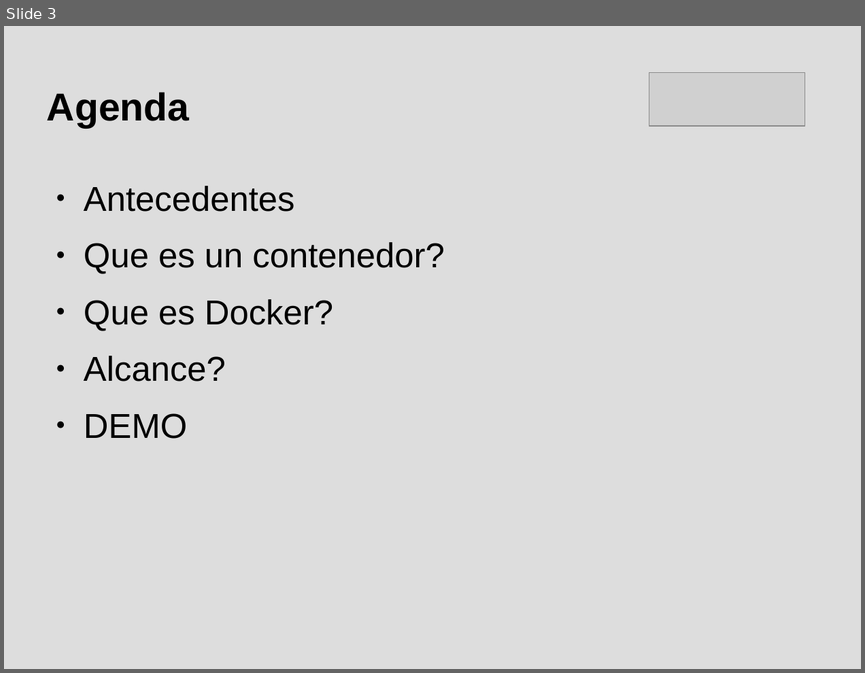
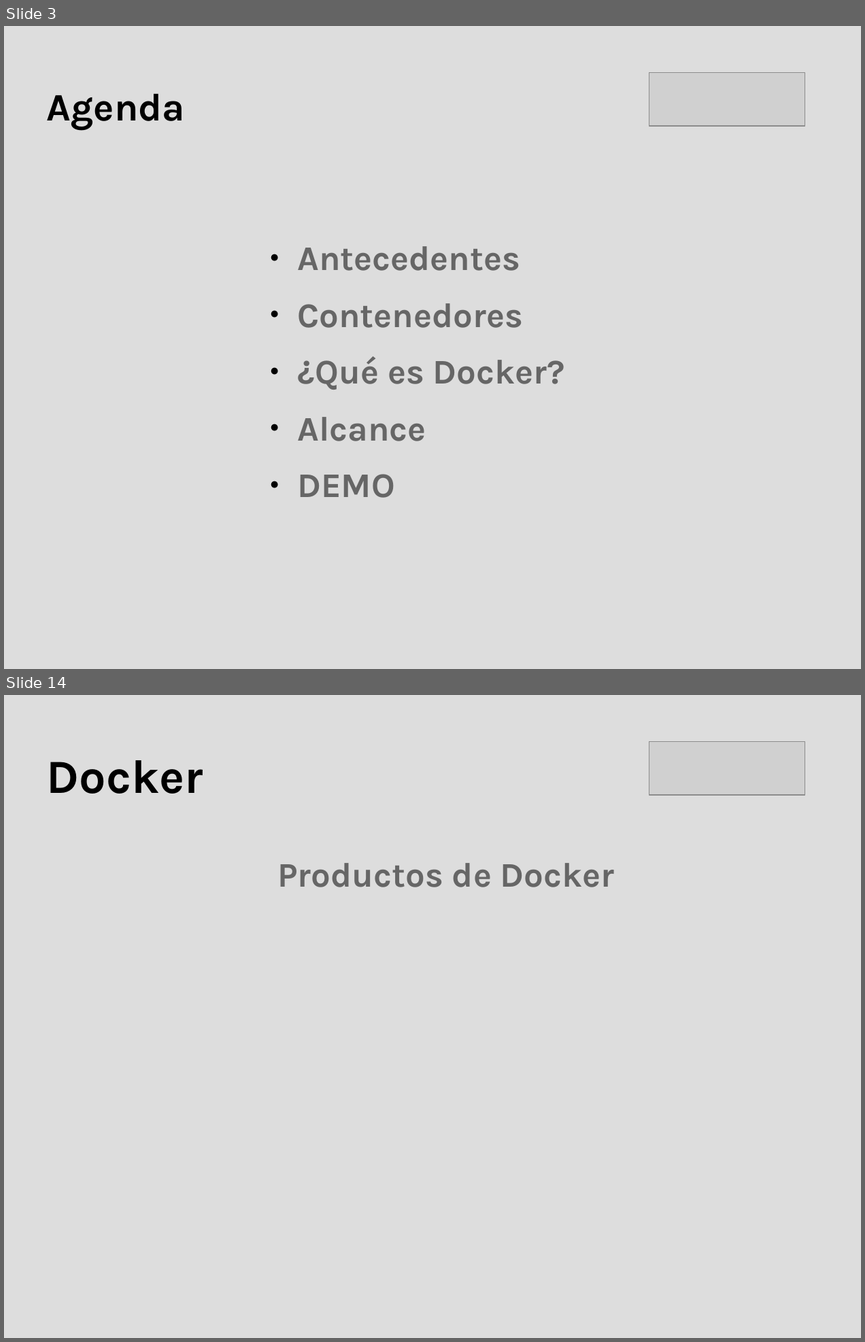
Before and after one commit to hdortiz/docker_rocc2015, a slide deck: presentacion.odp. Shown one above the other, each under a label of ours: slide 3 before the commit, slides 3 and 14 after it; the slides between them are not shown. The pictures are 865x673 and 865x1342 pixels, drawn with LibreOffice and Linux fonts; fonts in the diff are those of the drawing; grey boxes stand for pictures. Boxes give left, top, right and bottom in pixels: in the first picture for what was removed or moved away, otherwise in the second. Text is boxed around its words. In the diff, an @@ line names an element or a change of style, - is before the commit and + after.

Commit message:
Se elimno carpeta _MACOSX
Se actualizo presentacion:
	1 - Portada
	2 - Presentacion
	3 - Agenda
	4 - Antecedentes/Un servidor Fisico
	5 - Antecedentes/Problemas Un servidor fisico
	6 - Antecedentes/Virtualizacion
	7 - Antecedentes/Virtualizacion/Beneficios
	8 - Antecedentes/Virtualizacion/Limites
	9 - Contenedores
	10- Contenedores/Diagrama
	11- Contenedores/Beneficios

```diff
--- a/presentacion.odp
+++ b/presentacion.odp
@@ slide 14 added at (4,695,861,1338), background #DDDDDD @@
@@ picture added at (649,742,805,795) @@
@@ title added at (47,760,203,794), 44 pt, text #000000, bold @@
+Docker
@@ text added at (277,863,614,887), 32 pt, text #666666, bold @@
+Productos de Docker
@@ slide 3 changed as well @@
@@ title "Agenda" at (47,93,185,131): font Arial to Karla @@
@@ text "Antecedentes": place and size @@
-text "Antecedentes" at (84,186,444,439)
+text "Antecedentes" at (297,246,565,498)
@@ text at (297,246,520,498): font Arial to Karla, text colour #000000 to #666666, bold on in "Antecedentes", "DEMO" @@
@@ text at (297,303,565,441): text changed; font Arial to Karla; text colour #000000 to #666666; bold on @@
-● Que es un contenedor?
-● Que es Docker?
-● Alcance?
+● Contenedores
+● ¿Qué es Docker?
+● Alcance
```
Also in this commit, not shown: 1 other slide changed, 13 other slides added.
